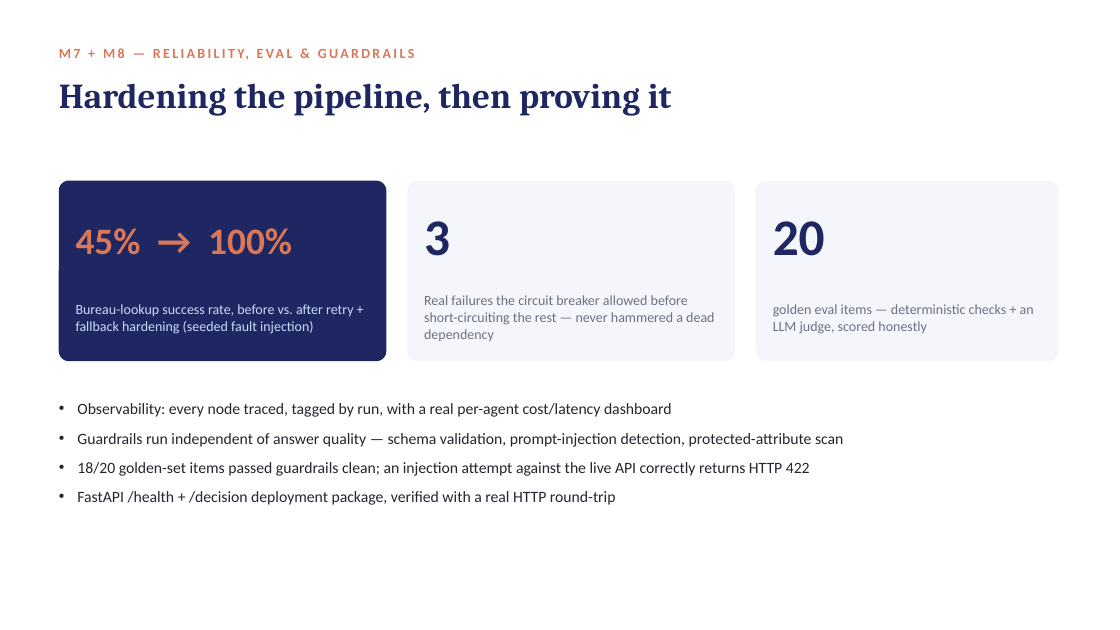
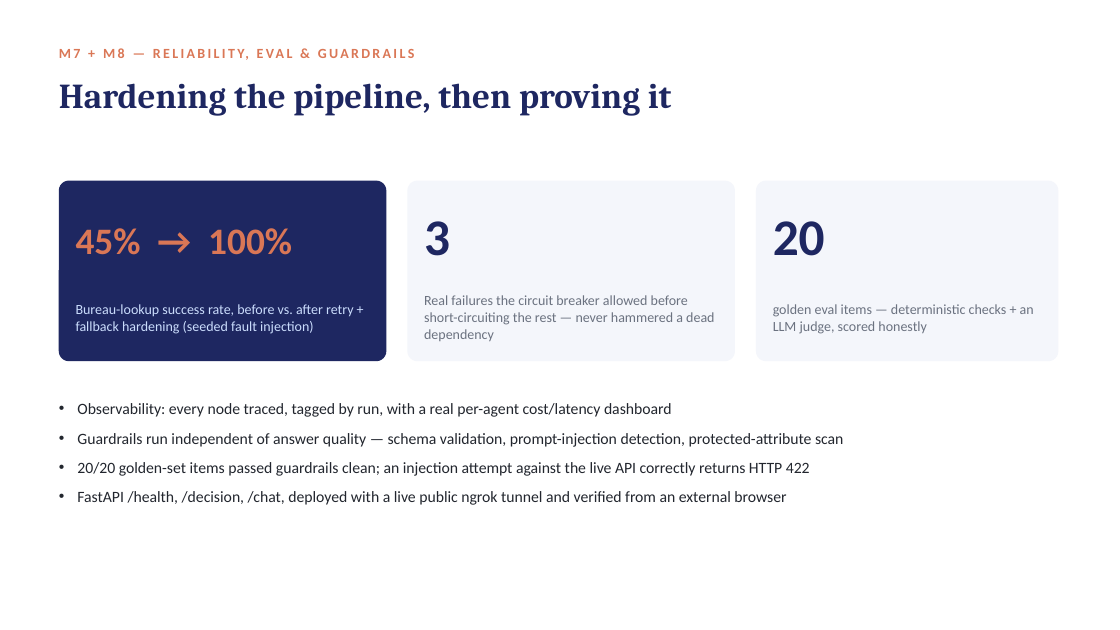
Before and after one commit to abhi-1006/wealthpilot, a slide deck: slide 8 of presentation/WealthPilot_Presentation.pptx. Drawn at 1120x630 pixels with LibreOffice and Linux fonts; fonts in the diff are those of the drawing. Boxes give left, top, right and bottom in pixels: in the first picture for what was removed or moved away, otherwise in the second. Text is boxed around its words. In the diff, an @@ line names an element or a change of style, - is before the commit and + after.

```diff
--- a/presentation/WealthPilot_Presentation.pptx
+++ b/presentation/WealthPilot_Presentation.pptx
@@ text at [77, 462, 810, 505]: text changed @@
-• 18/20 golden-set items passed guardrails clean; an injection attempt against the live API correctly returns HTTP 422
-• FastAPI /health + /decision deployment package, verified with a real HTTP round-trip
+• 20/20 golden-set items passed guardrails clean; an injection attempt against the live API correctly returns HTTP 422
+• FastAPI /health, /decision, /chat, deployed with a live public ngrok tunnel and verified from an external browser
```
Also in this commit, not shown: 1 other slide changed, 2 other files.
